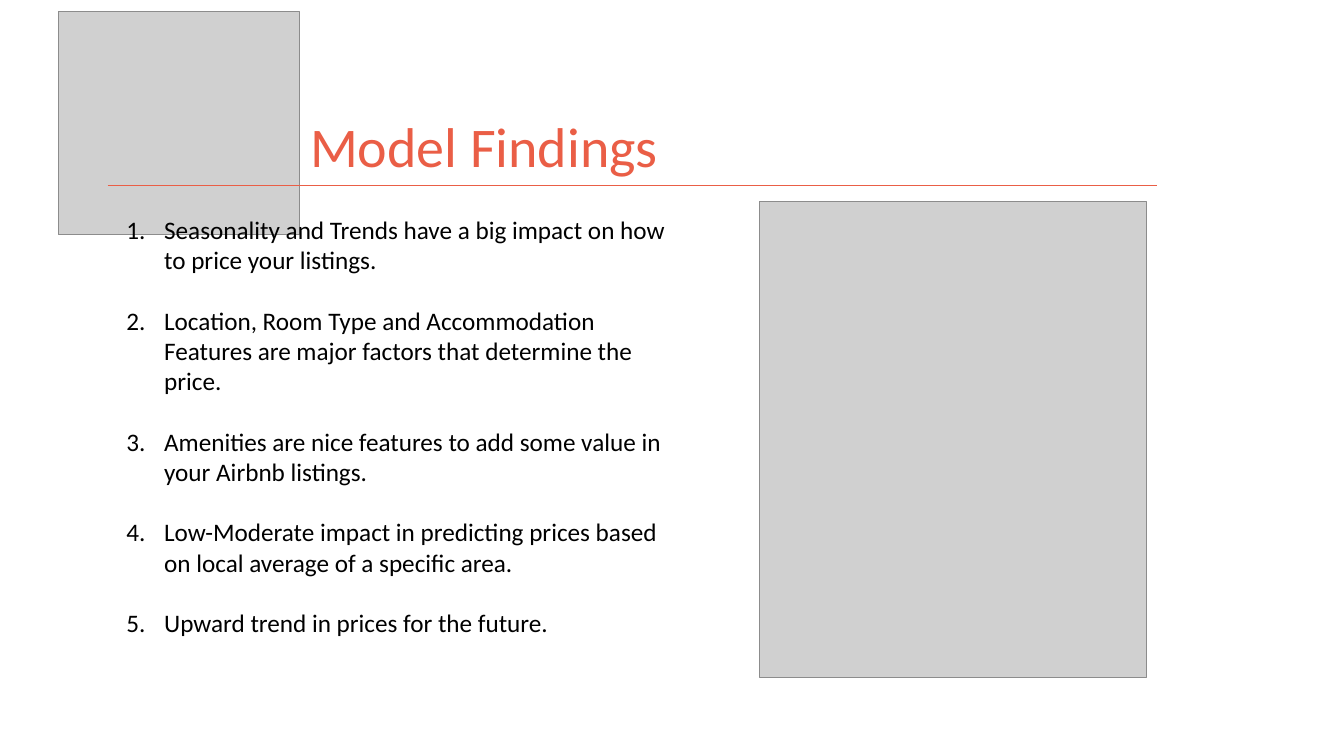
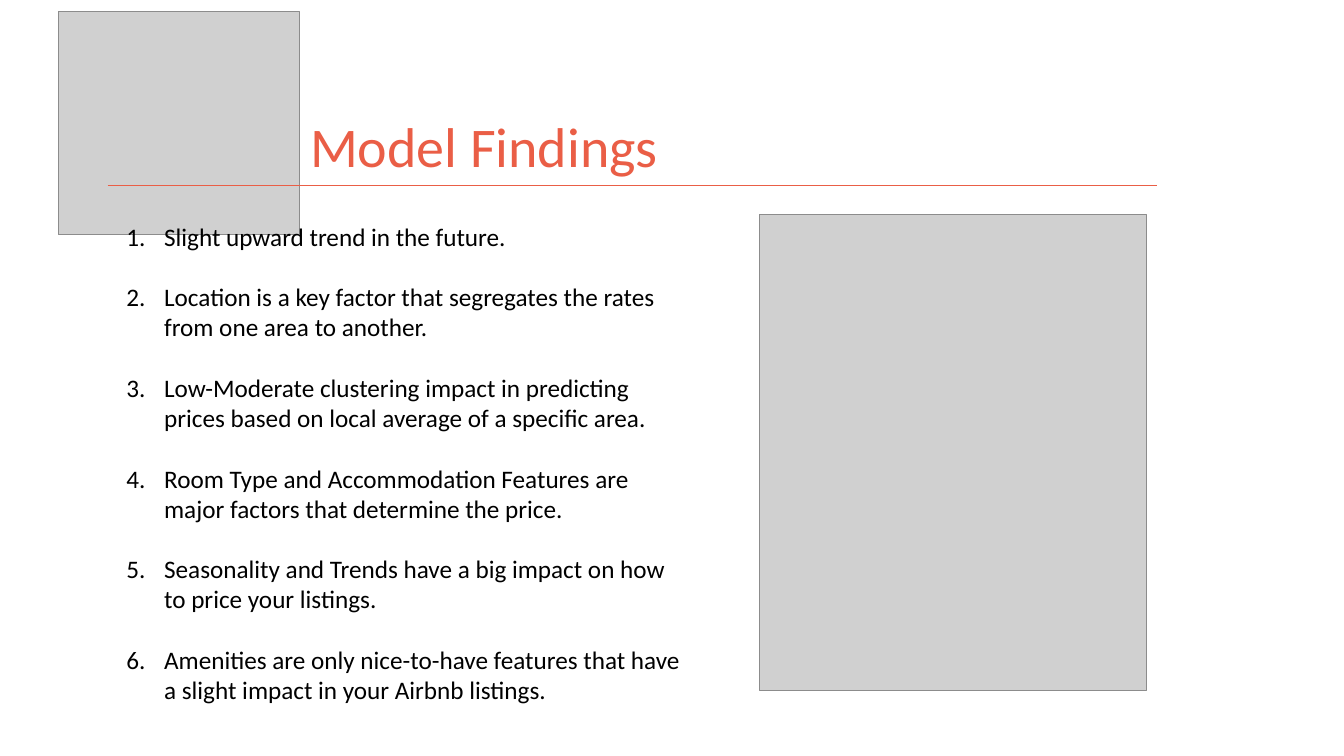
Before and after one commit to kman4/AirbnbPredictions, a slide deck: slide 8 of Airbnb Price Predictions (Model).pptx. Drawn at 1344x756 pixels with LibreOffice and Linux fonts; fonts in the diff are those of the drawing; grey boxes stand for pictures. Boxes give left, top, right and bottom in pixels: in the first picture for what was removed or moved away, otherwise in the second. Text is boxed around its words. In the diff, an @@ line names an element or a change of style, - is before the commit and + after.

Commit message:
update powerpoint and added images for powerpoint

```diff
--- a/Airbnb Price Predictions (Model).pptx
+++ b/Airbnb Price Predictions (Model).pptx
@@ text "Slight upward trend in the ..." moved from (x1=164, y1=218, x2=664, y2=636) to (x1=164, y1=225, x2=680, y2=704) @@
@@ text at (x1=164, y1=225, x2=655, y2=523): paragraphs added @@
+1. Slight upward trend in the future.
+2. Location is a key factor that segregates the rates from one area to another.
+3. Low-Moderate clustering impact in predicting prices based on local average of a specific area.
+4. Room Type and Accommodation Features are major factors that determine the price.
@@ picture moved from (x1=760, y1=202, x2=1146, y2=678) to (x1=760, y1=215, x2=1146, y2=691) @@
@@ text at (x1=164, y1=651, x2=680, y2=704): text changed @@
-2. Location, Room Type and Accommodation Features are major factors that determine the price.
-3. Amenities are nice features to add some value in your Airbnb listings.
-4. Low-Moderate impact in predicting prices based on local average of a specific area.
-5. Upward trend in prices for the future.
+6. Amenities are only nice-to-have features that have a slight impact in your Airbnb listings.
```
Also in this commit, not shown: 11 other slides changed, 4 other files.
